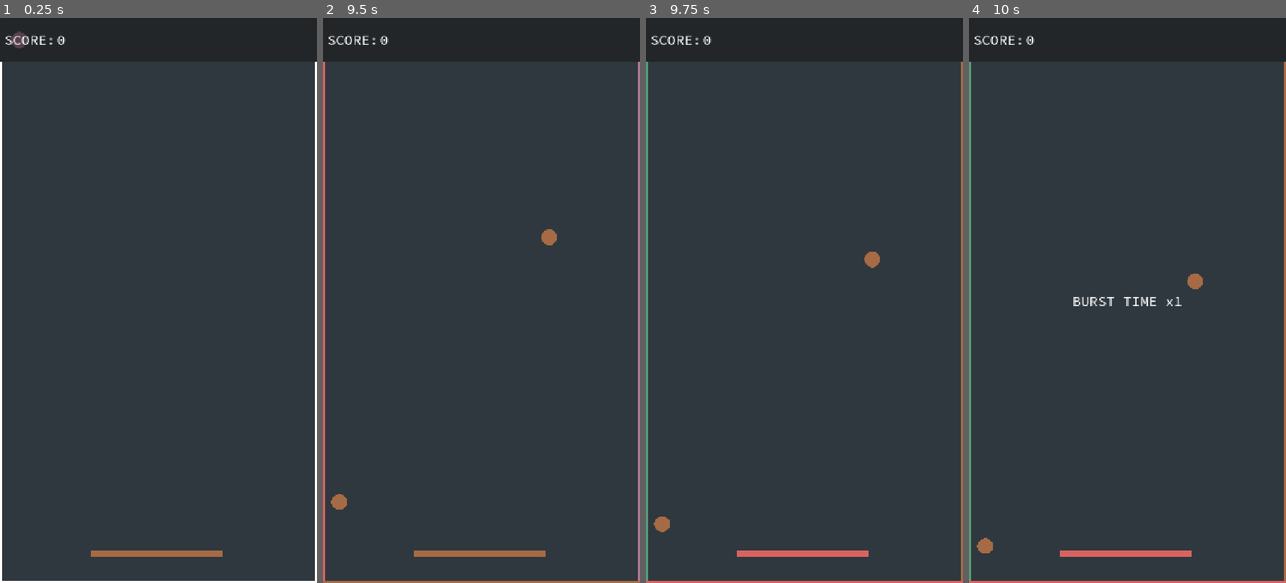
Above: before the commit, frames 1-4 (left to right).
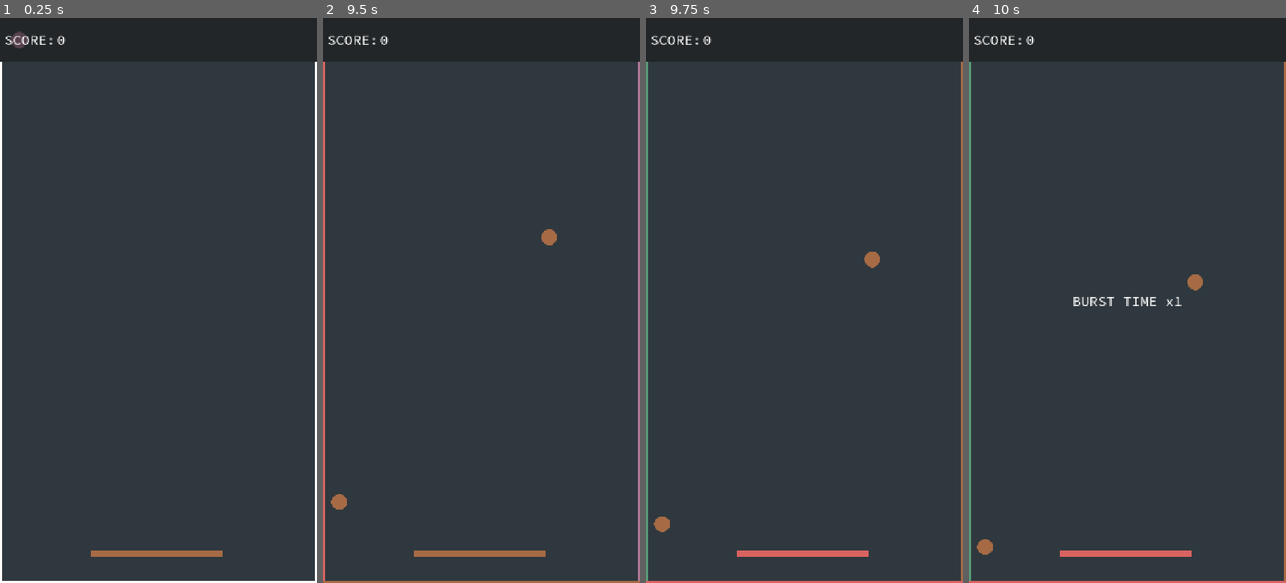
Above: after the commit, the same moments.

Repository: gerep/colour-switcher
Game: Godot game, scene res://scenes/main/main.tscn
Same seed, same stepped clock (60 frames per second), same inputs: the game is played once before the commit and once after it.
Inputs (mouse positions are in pixels of both pictures, inside the frame that each line leads up to):
- Up to frame 1 (0.25 s): no input
- Up to frame 2 (9.5 s): move the mouse to (551, 272) at 0.52 s; press the mouse at (551, 272) at 0.53 s; move the mouse to (418, 328) at 1.27 s; release the mouse at (418, 328) at 1.28 s; right-click (418, 328) at 1.35 s; move the mouse to (513, 176) at 2.02 s; tap I every 2.25 s from 2.1 to 8.85 s; move the mouse to (465, 413) at 2.77 s; click (465, 413) at 2.85 s; move the mouse to (576, 385) at 3.52 s; hold Right mouse button (right_button) 3.53-4.28 s; move the mouse to (386, 215) at 4.27 s; move the mouse to (497, 300) at 5.02 s; press the mouse at (497, 300) at 5.03 s; move the mouse to (433, 159) at 5.77 s; release the mouse at (433, 159) at 5.78 s; right-click (433, 159) at 5.85 s; move the mouse to (551, 272) at 6.52 s; move the mouse to (418, 328) at 7.27 s; click (418, 328) at 7.35 s; move the mouse to (513, 176) at 8.02 s; hold Right mouse button (right_button) 8.03-8.78 s; move the mouse to (465, 413) at 8.77 s
- Up to frame 3 (9.75 s): move the mouse to (899, 385) at 9.52 s; press the mouse at (899, 385) at 9.53 s
- Up to frame 4 (10 s): no input

Frames 1-3 are identical in both runs. In frame 4, less than 0.1% of the frame differs, in the area x 2-74%, y 45-95%.

Commit message:
burst increases blob speed

Diff:
--- a/scenes/blob/blob.gd
+++ b/scenes/blob/blob.gd
@@ -1,6 +1,9 @@
 extends Area2D
 
+const SPEED: float = 200.0
+
 var current_color: int
+var speed_multiplier: float = 1.0
 
 @onready var sprite_2d: Sprite2D = $Sprite2D
 @onready var visible_on_screen_notifier_2d: VisibleOnScreenNotifier2D = $VisibleOnScreenNotifier2D
@@ -10,6 +13,9 @@
 	visible_on_screen_notifier_2d.screen_exited.connect(queue_free)
 	body_entered.connect(_collision)
 
+	Signals.burst_started.connect(_burst_started)
+	Signals.burst_ended.connect(_burst_ended)
+
 	position.x = randf_range(36.0, 700.0)
 
 	current_color = randi_range(0, Colors.LIST.size() - 1)
@@ -17,7 +23,7 @@
 
 
 func _process(delta: float) -> void:
-	position.y += 200 * delta
+	position.y += SPEED * delta * speed_multiplier
 
 
 func _collision(body: Node2D) -> void:
@@ -28,3 +34,11 @@
 		pass
 
 	call_deferred(&"queue_free")
+
+
+func _burst_started() -> void:
+	speed_multiplier = 1.5
+
+
+func _burst_ended() -> void:
+	speed_multiplier = 1.0
